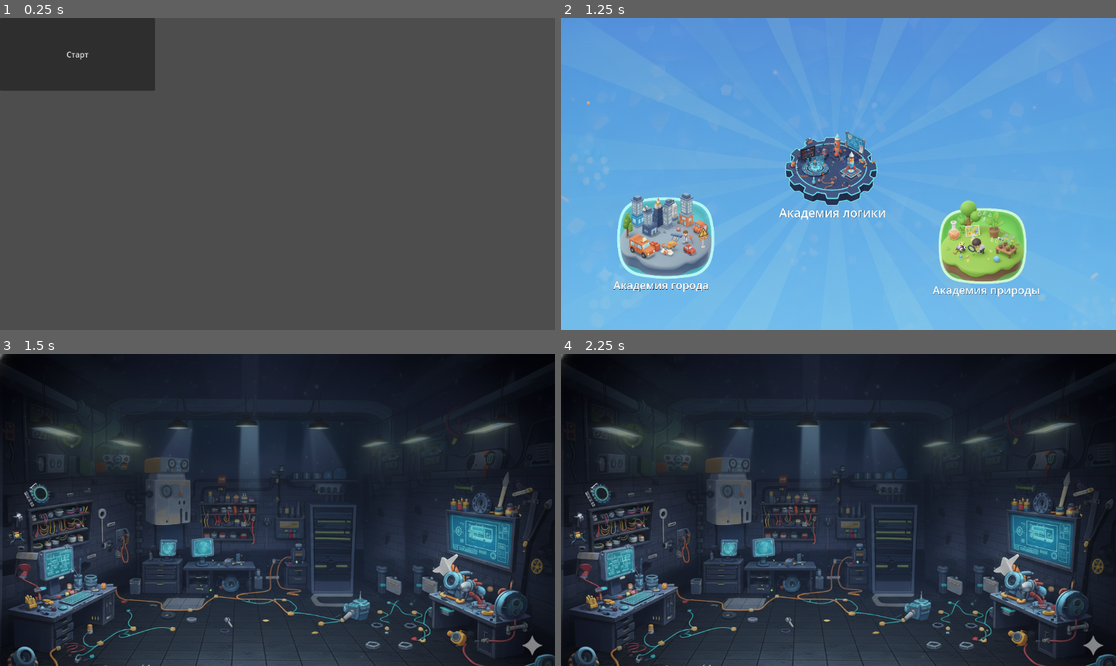
Above: before the commit, frames 1-4 (two rows, left to right).
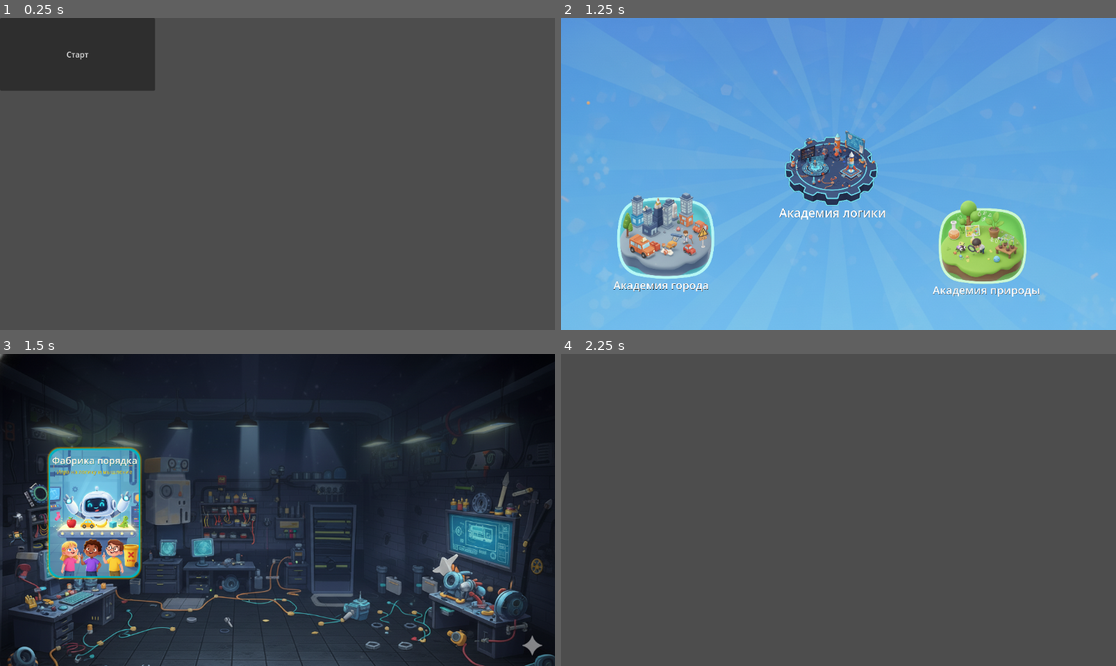
Above: after the commit, the same moments.

Repository: vova0020/umacademy
Game: Godot game, scene res://start.tscn
Two runs of this game, one before a commit and one after it. Both use one fixed random seed, a clock stepped at 60 frames per second and the inputs below.
Inputs (mouse positions are in pixels of both pictures, inside the frame that each line leads up to):
- Up to frame 1 (0.25 s): no input
- Up to frame 2 (1.25 s): click "Старт" at 0.5 s
- Up to frame 3 (1.5 s): click (271, 513) at 1.27 s
- Up to frame 4 (2.25 s): click (655, 513) at 2.02 s

Frames 1-2 are identical in both runs. In frame 3, 7.0% of the frame differs, in the area x 8-26%, y 29-73%; in frame 4, 95%, in the area x 0-100%, y 0-100%.

Commit message:
v - 0.0.0

Diff:
--- a/umacademy/logic_hub.tscn
+++ b/umacademy/logic_hub.tscn
@@ -1,6 +1,7 @@
-[gd_scene load_steps=2 format=3 uid="uid://bibiiufb0d1ij"]
+[gd_scene load_steps=3 format=3 uid="uid://bibiiufb0d1ij"]
 
 [ext_resource type="Texture2D" uid="uid://cfrumqjegif06" path="res://assets/accademi/logick/Generated Image November 05, 2025 - 3_28PM.png" id="1_ysyy5"]
+[ext_resource type="PackedScene" uid="uid://055wimniearf" path="res://logick_Igra/baner/factory_order_baner.tscn" id="2_74yw0"]
 
 [node name="logic_hub" type="Node2D"]
 
@@ -8,3 +9,6 @@
 position = Vector2(575.5, 326)
 scale = Vector2(0.859375, 0.851562)
 texture = ExtResource("1_ysyy5")
+
+[node name="FactoryOrderBaner" parent="." instance=ExtResource("2_74yw0")]
+position = Vector2(196, 331)
--- /dev/null
+++ b/umacademy/logick_Igra/baner/factory_order_baner.gd
@@ -0,0 +1,15 @@
+extends Node2D
+
+
+# Called when the node enters the scene tree for the first time.
+func _ready() -> void:
+	pass # Replace with function body.
+
+
+# Called every frame. 'delta' is the elapsed time since the previous frame.
+func _process(delta: float) -> void:
+	pass
+
+
+func _on_texture_button_pressed() -> void:
+	get_tree().change_scene_to_file("res://logick_Igra/igra/factory_order_igra.tscn")
--- /dev/null
+++ b/umacademy/logick_Igra/baner/factory_order_baner.tscn
@@ -0,0 +1,57 @@
+[gd_scene load_steps=4 format=3 uid="uid://055wimniearf"]
+
+[ext_resource type="Script" uid="uid://byw5w0mxbjf8j" path="res://logick_Igra/baner/factory_order_baner.gd" id="1_3isig"]
+[ext_resource type="Texture2D" uid="uid://b801lrhwwkyfx" path="res://assets/accademi/logick/FactoryOrder/baner/0225c966-7393-4845-9fd9-816667237e7a (1).png" id="1_7sblg"]
+
+[sub_resource type="StyleBoxFlat" id="StyleBoxFlat_23nvd"]
+bg_color = Color(0, 0.689459, 0.748788, 1)
+corner_radius_top_left = 23
+corner_radius_top_right = 23
+corner_radius_bottom_right = 23
+corner_radius_bottom_left = 23
+shadow_color = Color(0.93544, 0.739949, 7.70092e-07, 0.6)
+shadow_size = 4
+
+[node name="FactoryOrderBaner" type="Node2D"]
+script = ExtResource("1_3isig")
+
+[node name="Panel" type="Panel" parent="."]
+offset_left = -95.0
+offset_top = -135.0
+offset_right = 95.0
+offset_bottom = 134.0
+theme_override_styles/panel = SubResource("StyleBoxFlat_23nvd")
+
+[node name="0225c966-7393-4845-9Fd9-816667237e7a(1)" type="Sprite2D" parent="."]
+scale = Vector2(0.3, 0.3)
+texture = ExtResource("1_7sblg")
+
+[node name="Label" type="Label" parent="0225c966-7393-4845-9Fd9-816667237e7a(1)"]
+offset_left = -293.333
+offset_top = -413.333
+offset_right = 296.667
+offset_bottom = -322.333
+theme_override_colors/font_color = Color(0.999832, 0.951752, 0.9078, 1)
+theme_override_colors/font_shadow_color = Color(6.01634e-07, 0.44684, 0.264061, 1)
+theme_override_colors/font_outline_color = Color(0, 0.741176, 0, 1)
+theme_override_font_sizes/font_size = 66
+text = "Фабрика порядка"
+
+[node name="Label2" type="Label" parent="0225c966-7393-4845-9Fd9-816667237e7a(1)"]
+offset_left = -260.0
+offset_top = -313.333
+offset_right = 263.0
+offset_bottom = -263.333
+theme_override_colors/font_color = Color(0.931625, 0.820976, 0, 1)
+theme_override_colors/font_shadow_color = Color(0.0918432, 0.190436, 1, 1)
+theme_override_constants/paragraph_spacing = 0
+theme_override_font_sizes/font_size = 36
+text = "Игра на логику и мышление"
+
+[node name="TextureButton" type="TextureButton" parent="."]
+offset_left = -95.0
+offset_top = -135.0
+offset_right = 94.0
+offset_bottom = 134.0
+
+[connection signal="pressed" from="TextureButton" to="." method="_on_texture_button_pressed"]
--- /dev/null
+++ b/umacademy/logick_Igra/igra/factory_order_igra.tscn
@@ -0,0 +1,3 @@
+[gd_scene format=3 uid="uid://bxhq7a2maa1gr"]
+
+[node name="Factory_Order_Igra" type="Node2D"]
Binary file added: umacademy/assets/accademi/logick/FactoryOrder/baner/0225c966-7393-4845-9fd9-816667237e7a (1).png
Not shown, added: umacademy/assets/accademi/logick/FactoryOrder/baner/0225c966-7393-4845-9fd9-816667237e7a (1).png.import
Not shown, added: umacademy/logick_Igra/baner/factory_order_baner.gd.uid
